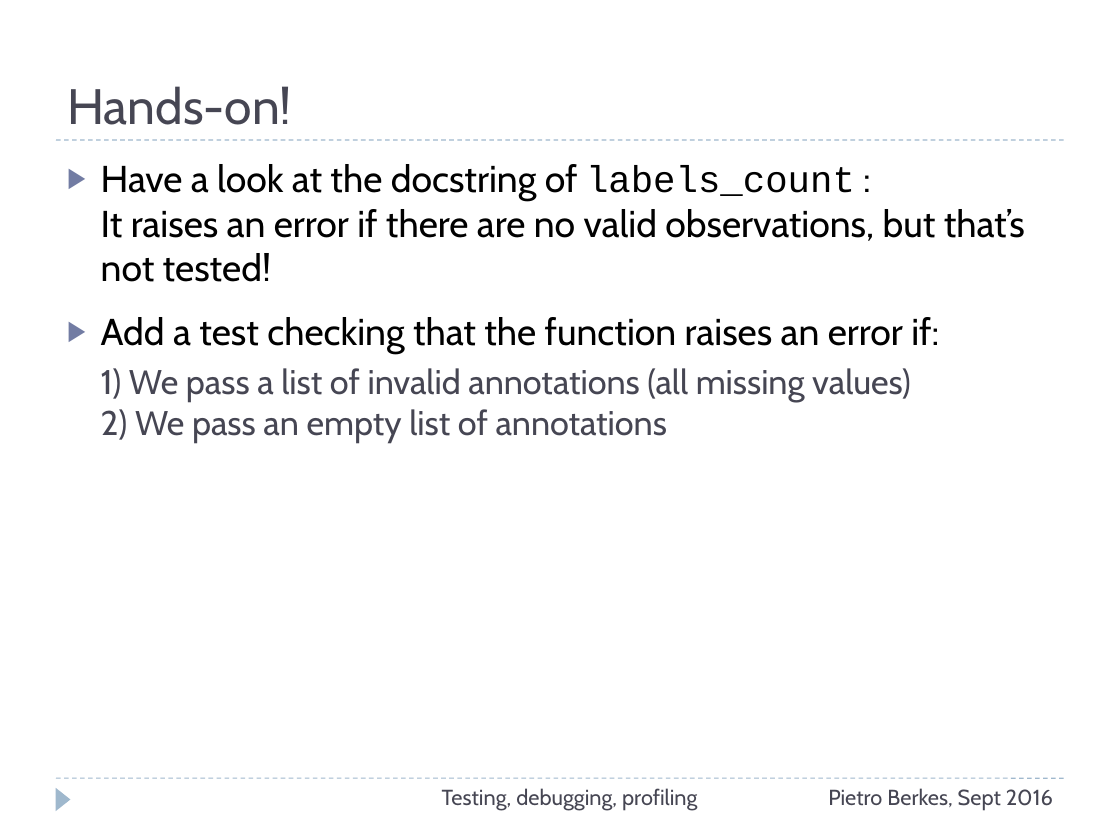
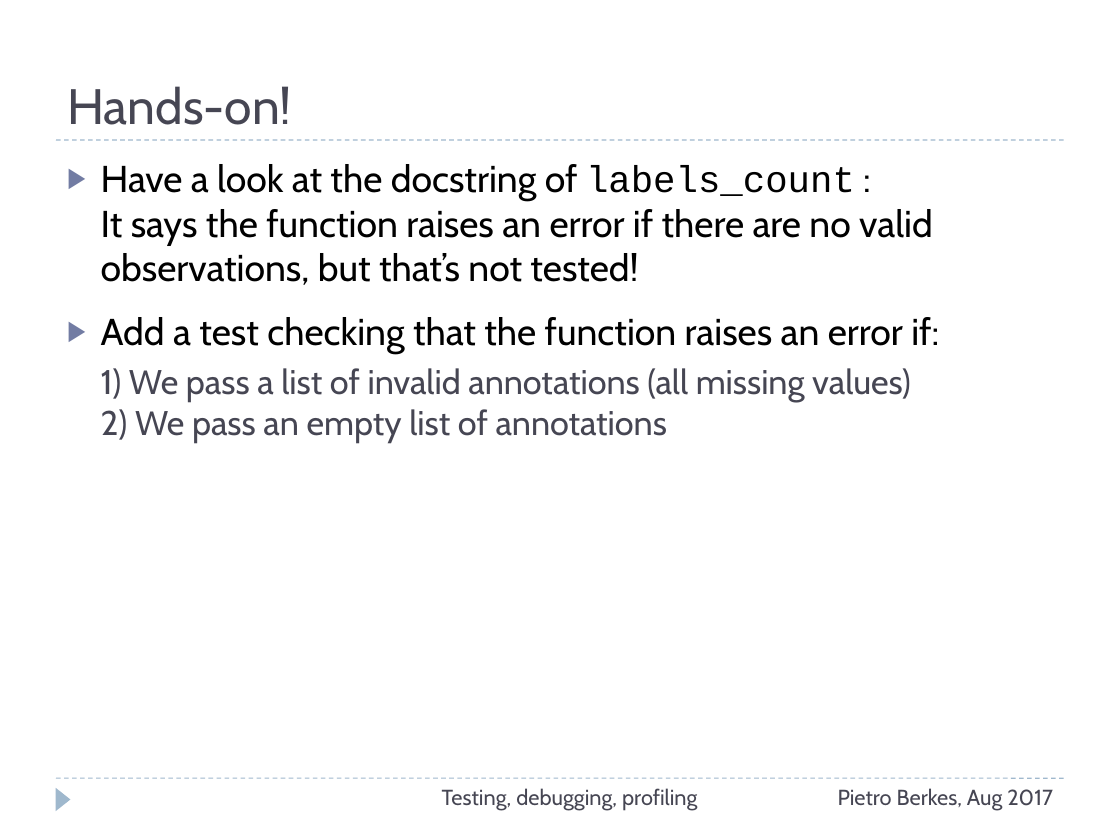
Before and after one commit to ASPP/testing_debugging_profiling, a slide deck: slide 34 of testing-debugging-profiling.pptx (slide 35 before the commit). Drawn at 1120x840 pixels with LibreOffice and Linux fonts; fonts in the diff are those of the drawing. Boxes give left, top, right and bottom in pixels: in the first picture for what was removed or moved away, otherwise in the second. Text is boxed around its words. In the diff, an @@ line names an element or a change of style, - is before the commit and + after.

```diff
--- a/testing-debugging-profiling.pptx
+++ b/testing-debugging-profiling.pptx
@@ text at box(101, 164, 933, 285): text changed @@
-▶ Have a look at the docstring of labels_count :
-  It raises an error if there are no valid observations, but that’s not tested!
+▶ Have a look at the docstring of labels_count :
+  It says the function raises an error if there are no valid observations, but that’s not tested!
@@ text at box(838, 788, 1053, 811): text changed @@
-Pietro Berkes, Sept 2016
+Pietro Berkes, Aug 2017
```
Also in this commit, not shown: 79 other slides changed, 2 slides added, 1 slide removed, 1 other file.
